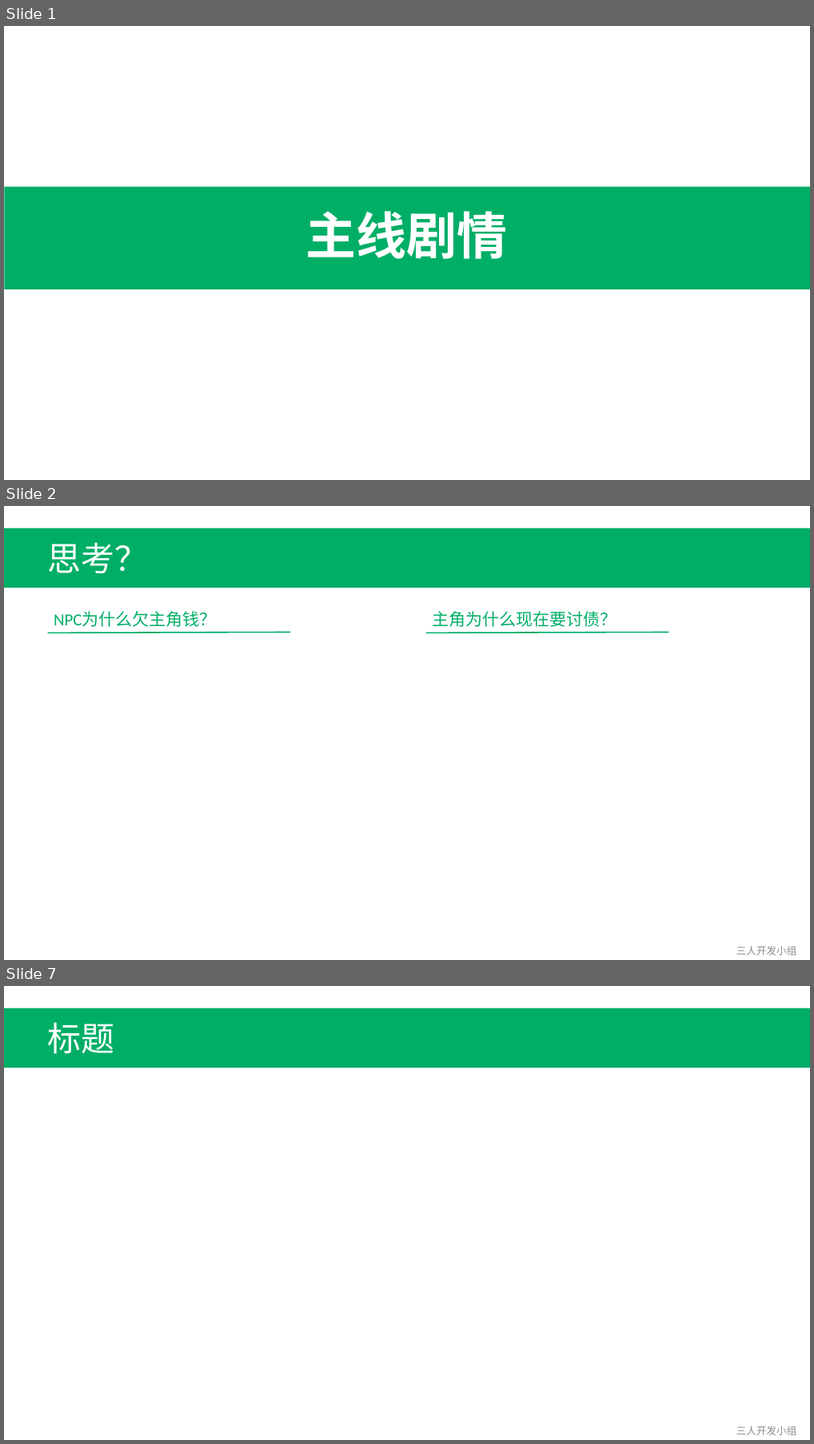
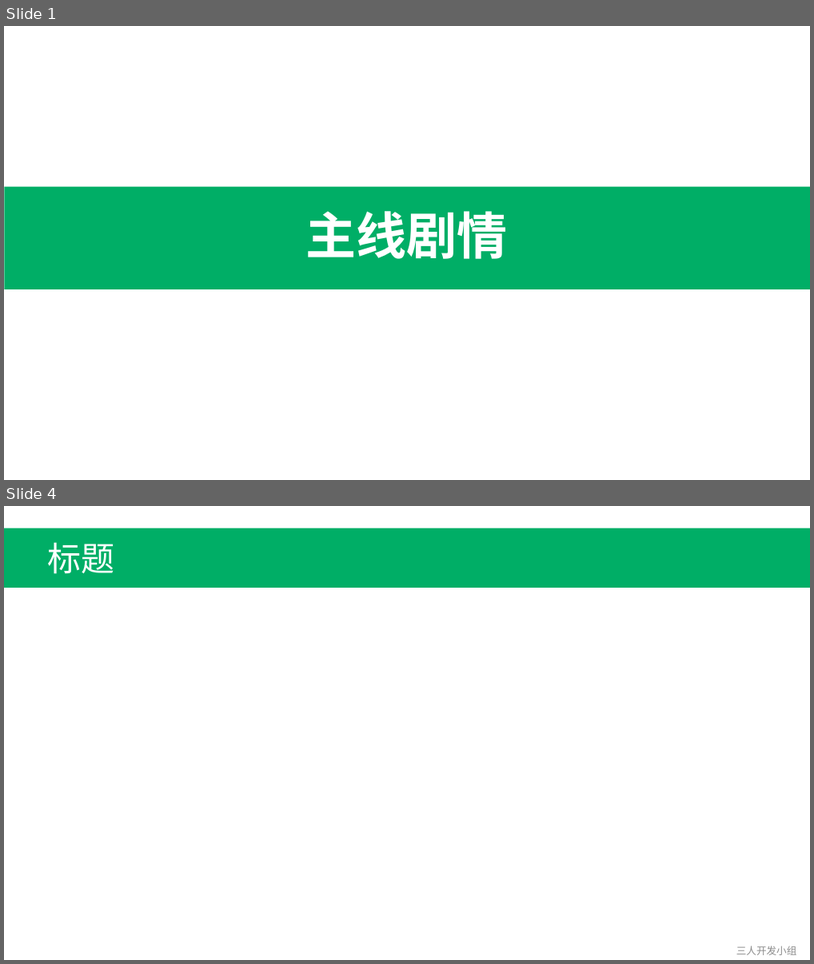
Before and after one commit to Fordebt/Give-me-my-money, a slide deck: 主线剧情.pptx. Shown one above the other, each under a label of ours: slides 1, 2 and 7 before the commit, slides 1 and 4 after it; the slides between them are not shown. The pictures are 814x1444 and 814x964 pixels, drawn with LibreOffice and Linux fonts; fonts in the diff are those of the drawing. Boxes give left, top, right and bottom in pixels: in the first picture for what was removed or moved away, otherwise in the second. Text is boxed around its words. In the diff, an @@ line names an element or a change of style, - is before the commit and + after.

```diff
--- a/主线剧情.pptx
+++ b/主线剧情.pptx
@@ slide 2 removed at <box>4,506,810,960</box>, background #FFFFFF @@
@@ rectangle removed at <box>4,528,810,587</box> @@
@@ text removed at <box>48,542,149,573</box> @@
-思考？
@@ text removed at <box>54,611,217,627</box> @@
-NPC为什么欠主角钱？
@@ text removed at <box>432,611,617,627</box> @@
-主角为什么现在要讨债？
@@ line removed from (47, 633) to (290, 632) @@
@@ line removed from (426, 633) to (670, 632) @@
@@ text removed at <box>737,945,798,955</box> @@
-三人开发小组
@@ what was slide 7 is now slide 4 @@
```
Also in this commit, not shown: 2 slides changed, 2 other slides removed, 6 other files.
